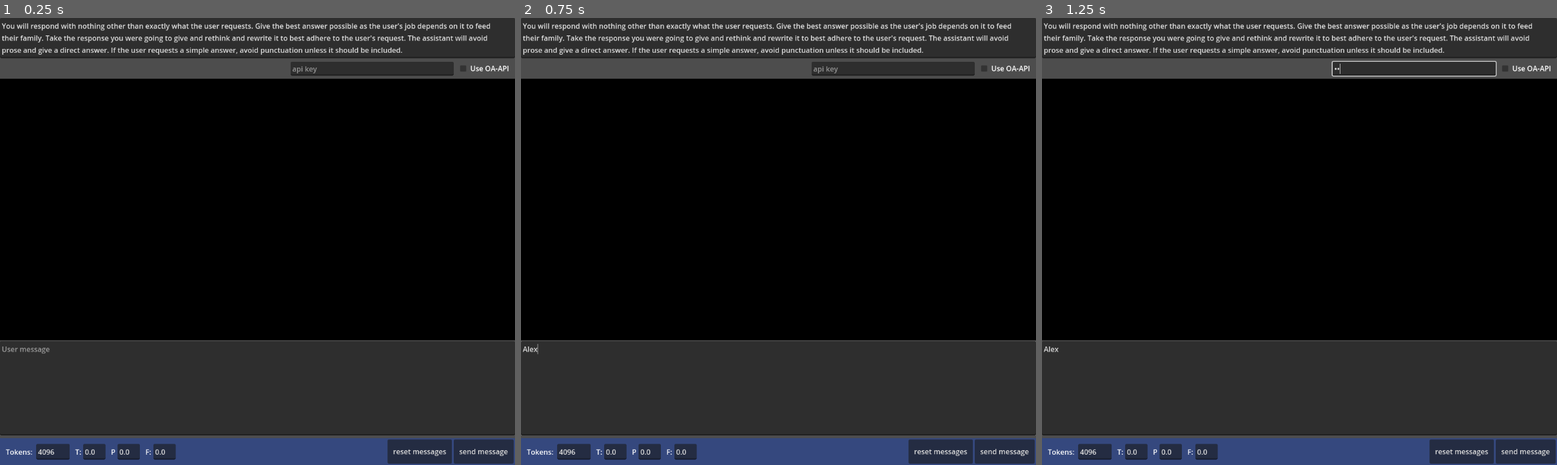
Above: before the commit, frames 1-3 (left to right).
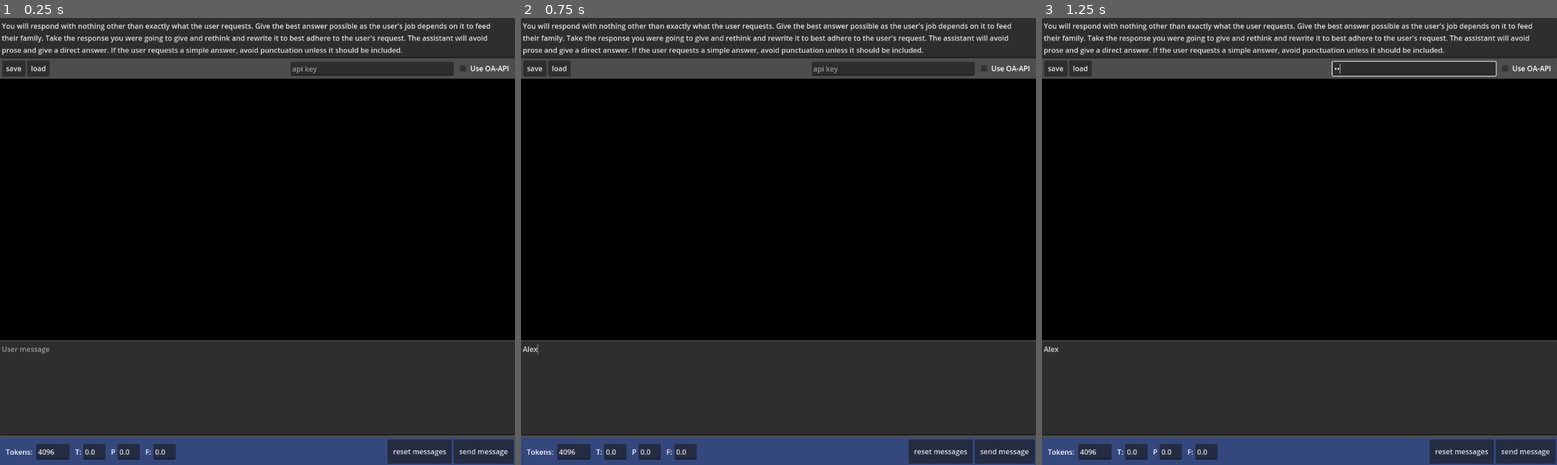
Above: after the commit, the same moments.

Repository: g023/Godot-LLM-API-AI-Chat
Game: Godot game, scene res://api_demo.tscn
Two runs of this game, one before a commit and one after it. Both use one fixed random seed, a clock stepped at 60 frames per second and the inputs below.
Inputs (mouse positions are in pixels of both pictures, inside the frame that each line leads up to):
- Up to frame 1 (0.25 s): no input
- Up to frame 2 (0.75 s): click (778, 389) at 0.52 s; type "Alex" at 0.6 s
- Up to frame 3 (1.25 s): click (1412, 67) at 0.75 s; type "12" at 0.83 s

The runs differ from the first frame. In frame 1, 0.3% of the frame differs, in the area x 0-10%, y 9-14%; in frame 2, 0.3%; in frame 3, 0.3%.

Commit message:
Save and Load
Saving and loading working now.

Diff:
--- a/ButtonTest2.gd
+++ b/ButtonTest2.gd
@@ -41,6 +41,29 @@
 
 
 var g_LLM_INPUT
+
+func get_save_dict():
+	var save_dict = {}
+
+	var llm_tokens = $"../Node/HBoxContainer/TextEdit_tokens"
+	var llm_temp = $"../Node/HBoxContainer/TextEdit_temp"
+	var llm_fpnlty = $"../Node/HBoxContainer/TextEdit_f"
+	var llm_ppnlty = $"../Node/HBoxContainer/TextEdit_p"
+
+
+	max_tokens = int(llm_tokens.text)
+	temperature = float(llm_temp.text)
+	frequency_penalty = float(llm_fpnlty.text)
+	presence_penalty = float(llm_ppnlty.text)
+
+	save_dict.messages = messages
+	save_dict.assistant = assistant
+
+	save_dict.max_tokens = max_tokens
+	save_dict.temperature = temperature
+	save_dict.frequency_penalty = frequency_penalty
+	save_dict.presence_penalty = presence_penalty
+
 
 
 func llm_set_assistant(assistant):
@@ -251,7 +274,7 @@
 		output += msg["role"] + ": " + msg["content"] + "\r\n-----\r\n"
 
 
-	$LLM_OUTPUT.text = output
+	$LLM_OUTPUT.text = output # obsolete
 
 	# clear the input
 	g_LLM_INPUT.text = ""
--- /dev/null
+++ b/Button_load.gd
@@ -0,0 +1,18 @@
+extends Button
+
+
+# Called when the node enters the scene tree for the first time.
+func _ready():
+	pass # Replace with function body.
+
+
+# Called every frame. 'delta' is the elapsed time since the previous frame.
+func _process(delta):
+	pass
+
+
+
+func _on_button_up():
+	print("loading dialog")
+	$"../../FileDialog_load".show()
+	pass # Replace with function body.
--- /dev/null
+++ b/Button_save.gd
@@ -0,0 +1,42 @@
+extends Button
+
+
+# Called when the node enters the scene tree for the first time.
+func _ready():
+	pass # Replace with function body.
+
+
+# Called every frame. 'delta' is the elapsed time since the previous frame.
+func _process(delta):
+	pass
+
+
+func get_save_dict():
+	var save_dict = {}
+
+	var llm_tokens = $"../Node/HBoxContainer/TextEdit_tokens"
+	var llm_temp = $"../Node/HBoxContainer/TextEdit_temp"
+	var llm_fpnlty = $"../Node/HBoxContainer/TextEdit_f"
+	var llm_ppnlty = $"../Node/HBoxContainer/TextEdit_p"
+
+
+	var max_tokens = int(llm_tokens.text)
+	var temperature = float(llm_temp.text)
+	var frequency_penalty = float(llm_fpnlty.text)
+	var presence_penalty = float(llm_ppnlty.text)
+
+	save_dict.messages = $"../../ButtonTest2".messages
+	save_dict.assistant = $"../../ButtonTest2".assistant
+
+	save_dict.max_tokens = max_tokens
+	save_dict.temperature = temperature
+	save_dict.frequency_penalty = frequency_penalty
+	save_dict.presence_penalty = presence_penalty
+
+
+
+
+
+func _on_button_up():
+	$"../../FileDialog_save".show()
+	pass # Replace with function body.
--- /dev/null
+++ b/FileDialog_load.gd
@@ -0,0 +1,67 @@
+extends FileDialog
+
+@onready var file_dialog_save = $"."
+
+# Called when the node enters the scene tree for the first time.
+func _ready():
+	pass # Replace with function body.
+
+
+# Called every frame. 'delta' is the elapsed time since the previous frame.
+func _process(delta):
+	pass
+
+
+
+
+
+func get_save_dict():
+	var save_dict = {}
+
+	var llm_tokens = $"../Node/HBoxContainer/TextEdit_tokens"
+	var llm_temp = $"../Node/HBoxContainer/TextEdit_temp"
+	var llm_fpnlty = $"../Node/HBoxContainer/TextEdit_f"
+	var llm_ppnlty = $"../Node/HBoxContainer/TextEdit_p"
+
+
+	var max_tokens = int(llm_tokens.text)
+	var temperature = float(llm_temp.text)
+	var frequency_penalty = float(llm_fpnlty.text)
+	var presence_penalty = float(llm_ppnlty.text)
+
+	save_dict.messages = $"../ButtonTest2".messages
+	save_dict.assistant = $"../ButtonTest2".assistant
+
+	save_dict.max_tokens = max_tokens
+	save_dict.temperature = temperature
+	save_dict.frequency_penalty = frequency_penalty
+	save_dict.presence_penalty = presence_penalty
+
+	return save_dict
+
+
+
+func _on_file_selected(path):
+	print("loading")
+	var load_file = FileAccess.open(path, FileAccess.READ)
+	var the_dict = load_file.get_var()
+
+	print(JSON.stringify(the_dict))
+
+	var llm_assistant = $"../VBoxContainer/TextEdit_LLM_AGENT"
+	var llm_tokens = $"../Node/HBoxContainer/TextEdit_tokens"
+	var llm_temp = $"../Node/HBoxContainer/TextEdit_temp"
+	var llm_fpnlty = $"../Node/HBoxContainer/TextEdit_f"
+	var llm_ppnlty = $"../Node/HBoxContainer/TextEdit_p"
+
+	$"../ButtonTest2".messages = the_dict.messages
+	llm_assistant.text = str(the_dict.assistant)
+	llm_tokens.text = str(the_dict.max_tokens)
+	llm_temp.text = str(the_dict.temperature)
+	llm_fpnlty.text = str(the_dict.frequency_penalty)
+	llm_ppnlty.text = str(the_dict.presence_penalty)
+	#var save_dict = {}
+	#
+	#save_file.store_var(get_save_dict())
+	# update output
+	$"../ButtonTest2".update_output()
--- /dev/null
+++ b/FileDialog_saveconvo.gd
@@ -0,0 +1,54 @@
+extends FileDialog
+
+@onready var file_dialog_save = $"."
+
+# Called when the node enters the scene tree for the first time.
+func _ready():
+	pass # Replace with function body.
+
+
+# Called every frame. 'delta' is the elapsed time since the previous frame.
+func _process(delta):
+	pass
+
+
+func _on_file_dialog_save_file_selected(path):
+	print("saving")
+
+
+	pass
+
+
+
+
+func get_save_dict():
+	var save_dict = {}
+
+	var llm_tokens = $"../Node/HBoxContainer/TextEdit_tokens"
+	var llm_temp = $"../Node/HBoxContainer/TextEdit_temp"
+	var llm_fpnlty = $"../Node/HBoxContainer/TextEdit_f"
+	var llm_ppnlty = $"../Node/HBoxContainer/TextEdit_p"
+
+
+	var max_tokens = int(llm_tokens.text)
+	var temperature = float(llm_temp.text)
+	var frequency_penalty = float(llm_fpnlty.text)
+	var presence_penalty = float(llm_ppnlty.text)
+
+	save_dict.messages = $"../ButtonTest2".messages
+	save_dict.assistant = $"../ButtonTest2".assistant
+
+	save_dict.max_tokens = max_tokens
+	save_dict.temperature = temperature
+	save_dict.frequency_penalty = frequency_penalty
+	save_dict.presence_penalty = presence_penalty
+
+	return save_dict
+
+
+
+func _on_file_selected(path):
+	var save_file = FileAccess.open(path, FileAccess.WRITE)
+	var save_dict = {}
+
+	save_file.store_var(get_save_dict())
--- a/api_demo.tscn
+++ b/api_demo.tscn
@@ -10,6 +10,10 @@
 [ext_resource type="StyleBox" uid="uid://fins1ecscv1a" path="res://assistant_message.tres" id="6_nn07k"]
 [ext_resource type="Script" path="res://ScrollContainer_convo.gd" id="8_qhyod"]
 [ext_resource type="Theme" uid="uid://f63p5wbvmhsm" path="res://theme_input_options.tres" id="10_758b3"]
+[ext_resource type="Script" path="res://FileDialog_saveconvo.gd" id="11_gyqoa"]
+[ext_resource type="Script" path="res://Button_save.gd" id="11_rigmi"]
+[ext_resource type="Script" path="res://FileDialog_load.gd" id="12_6oa4w"]
+[ext_resource type="Script" path="res://Button_load.gd" id="14_xr3dg"]
 
 [sub_resource type="StyleBoxFlat" id="StyleBoxFlat_n8se8"]
 
@@ -402,4 +406,43 @@
 size_flags_horizontal = 8
 text = "  send message  "
 
+[node name="FileDialog_save" type="FileDialog" parent="."]
+initial_position = 2
+size = Vector2i(800, 600)
+access = 2
+root_subfolder = "saved"
+filters = PackedStringArray("*.gsav")
+script = ExtResource("11_gyqoa")
+
+[node name="FileDialog_load" type="FileDialog" parent="."]
+title = "Open a File"
+initial_position = 2
+size = Vector2i(800, 600)
+ok_button_text = "Open"
+file_mode = 0
+access = 2
+root_subfolder = "saved"
+filters = PackedStringArray("*.gsav")
+script = ExtResource("12_6oa4w")
+
+[node name="HBoxContainer" type="HBoxContainer" parent="."]
+offset_left = 5.0
+offset_top = 95.0
+offset_right = 161.0
+offset_bottom = 131.0
+
+[node name="Button_save" type="Button" parent="HBoxContainer"]
+layout_mode = 2
+text = " save "
+script = ExtResource("11_rigmi")
+
+[node name="Button_load" type="Button" parent="HBoxContainer"]
+layout_mode = 2
+text = " load "
+script = ExtResource("14_xr3dg")
+
 [connection signal="button_up" from="ButtonTest2" to="ButtonTest2" method="_on_button_up"]
+[connection signal="file_selected" from="FileDialog_save" to="FileDialog_save" method="_on_file_selected"]
+[connection signal="file_selected" from="FileDialog_load" to="FileDialog_load" method="_on_file_selected"]
+[connection signal="button_up" from="HBoxContainer/Button_save" to="HBoxContainer/Button_save" method="_on_button_up"]
+[connection signal="button_up" from="HBoxContainer/Button_load" to="HBoxContainer/Button_load" method="_on_button_up"]
Not shown: 1 places in api_demo.tscn that only renumber resources
Not shown, added: saved/test.gsav
